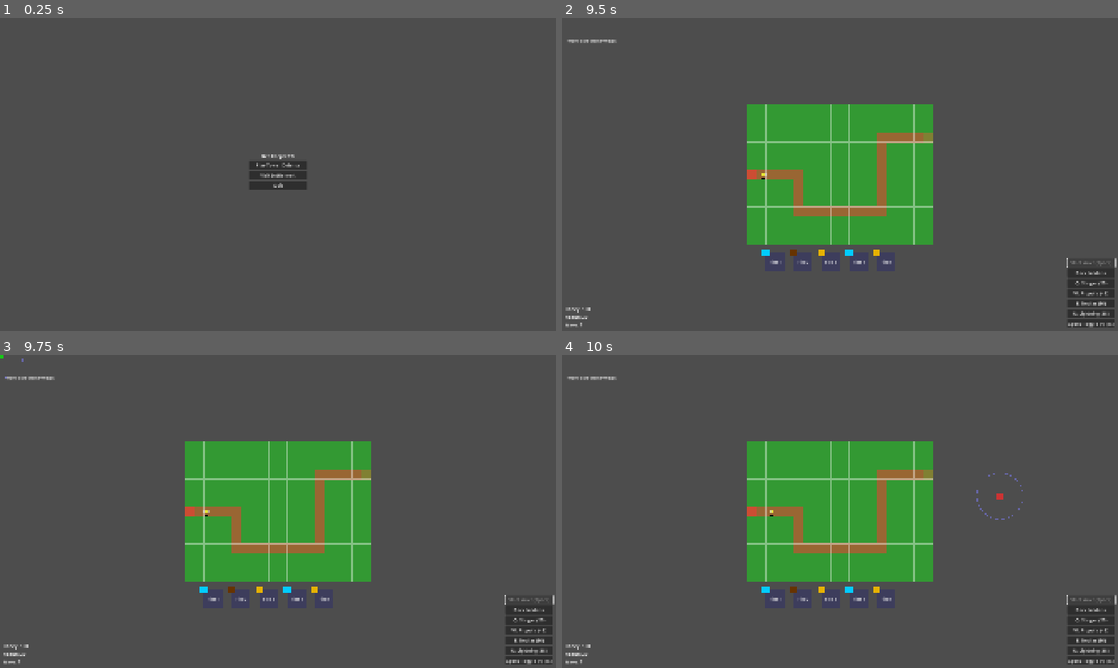
Above: before the commit, frames 1-4 (two rows, left to right).
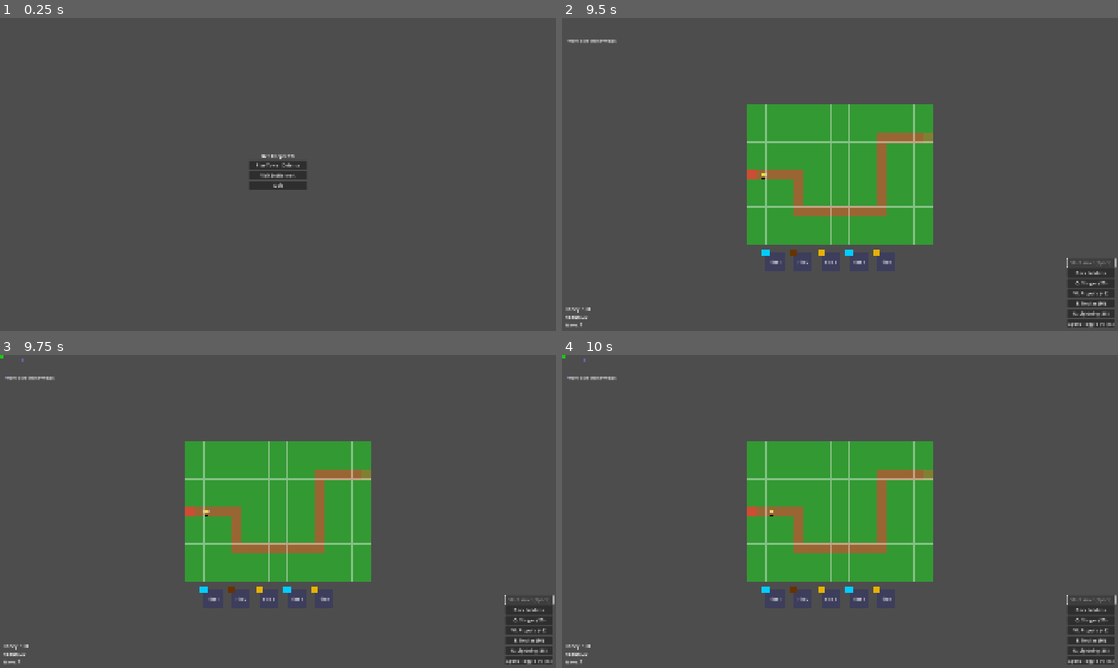
Above: after the commit, the same moments.

Repository: yagrima/bee-keeper-td
Game: Godot game, scene res://scenes/main/Main.tscn
Two runs of this game, one before a commit and one after it. Both use one fixed random seed, a clock stepped at 60 frames per second and the inputs below.
Inputs (mouse positions are in pixels of both pictures, inside the frame that each line leads up to):
- Up to frame 1 (0.25 s): no input
- Up to frame 2 (9.5 s): click "Play Tower Defense" at 0.5 s; click "Start Wave (Space)" at 1.25 s; click "Q: Stinger (20)" at 2 s; click "W: Propolis (45)" at 2.75 s; click "E: Nectar (30)" at 3.5 s; click "R: Lightning (35)" at 4.25 s; click "Speed Toggle (F) (1x)" at 5 s; click "Speed Toggle (F) (2x)" at 5.75 s; click "Speed Toggle (F) (3x)" at 6.5 s; click "Back to Menu" at 7.25 s; click "Play Tower Defense" at 8 s; click "Start Wave (Space)" at 8.75 s
- Up to frame 3 (9.75 s): tap Enter at 9.5 s; move the mouse to (400, 495) at 9.52 s; hold Right (ui_right) from 9.53 s (still down); tap T at 9.6 s; click (400, 495) at 9.67 s
- Up to frame 4 (10 s): keep holding Right (ui_right); tap Space at 9.77 s; tap Y at 9.8 s

Frames 1-3 are identical in both runs. In frame 4, less than 0.1% of the frame differs, in the area x 0-83%, y 0-53%.

Commit message:
Remove unauthorized test hotkeys
HOTKEY CLEANUP:
- Removed KEY_T hotkey for test_tower_positioning()
- Removed KEY_Y hotkey for test_tower_menu_toggle()
- Removed KEY_U hotkey for test_ephemeral_tower_prevention()

TESTING FUNCTIONS REMAIN:
- All test functions are still available
- Can be called programmatically if needed
- No unauthorized hotkeys added

USER PREFERENCE:
- Only add hotkeys when explicitly requested
- Maintain clean hotkey system
- Respect user preferences for hotkey management

The comprehensive ephemeral tower prevention system remains fully functional without unauthorized hotkeys.

Diff:
--- a/scripts/TowerDefense.gd
+++ b/scripts/TowerDefense.gd
@@ -438,15 +438,6 @@
 	elif HotkeyManager.is_hotkey_pressed(event, "start_wave"):
 		# Start wave
 		_on_start_wave_pressed()
-	elif event.keycode == KEY_T and event.pressed:
-		# Test tower positioning system
-		test_tower_positioning()
-	elif event.keycode == KEY_Y and event.pressed:
-		# Test tower menu toggle system
-		test_tower_menu_toggle()
-	elif event.keycode == KEY_U and event.pressed:
-		# Test ephemeral tower prevention
-		test_ephemeral_tower_prevention()
 	elif HotkeyManager.is_hotkey_pressed(event, "save_game"):
 		# Save game
 		_on_save_game_pressed()
